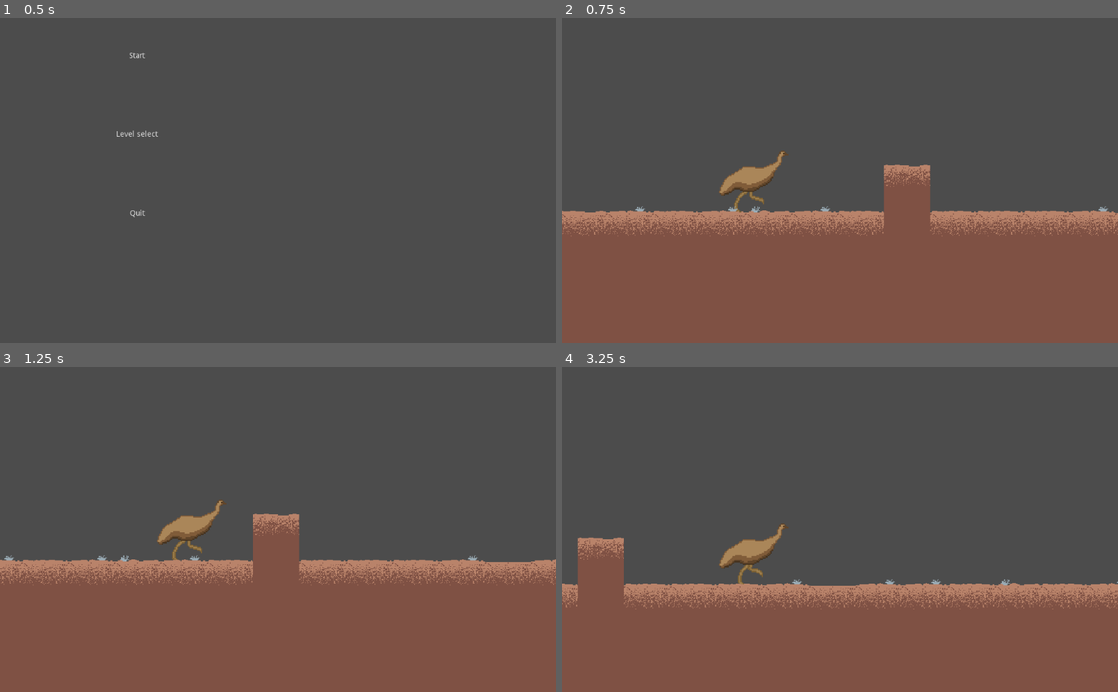
Above: before the commit, frames 1-4 (two rows, left to right).
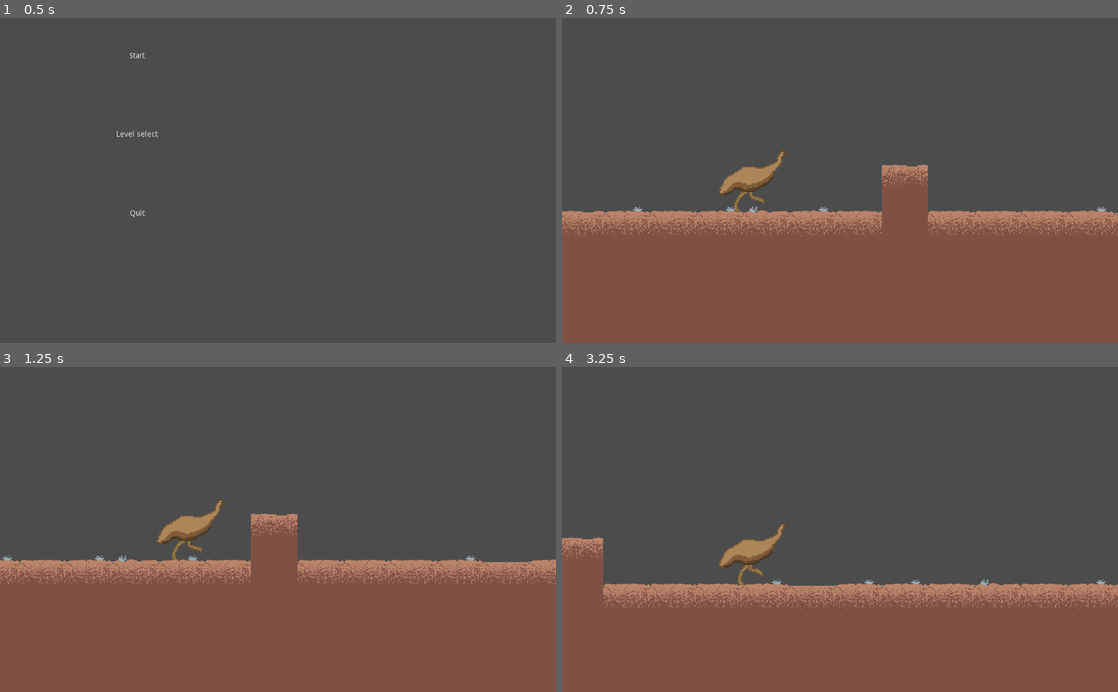
Above: after the commit, the same moments.

Repository: rpromerov/Patformer
Game: Godot game, scene res://Title.tscn
The game is run twice, just before and just after one commit, with the same random seed, the same clock (stepped at 60 frames per second) and the same inputs.
Inputs:
- Up to frame 1 (0.5 s): no input
- Up to frame 2 (0.75 s): click "Start" at 0.5 s
- Up to frame 3 (1.25 s): no input
- Up to frame 4 (3.25 s): hold Right (ui_right) 1.28-2.78 s; tap Up (ui_up) at 1.52, 2.27 s; hold Left (ui_left) from 2.78 s (still down)

Frame 1 is identical in both runs. In frame 2, 2.4% of the frame differs, in the area x 0-100%, y 45-68%; in frame 3, 2.4%; in frame 4, 3.4%, in the area x 0-100%, y 52-75%.

Commit message:
fix velocidad + icono

Diff:
--- a/KinematicBody2D.gd
+++ b/KinematicBody2D.gd
@@ -16,10 +16,13 @@
 
 func _ready():
 	add_to_group("player")
+
 func getKilled():
 	hp = 0
 	get_node("BodyCollision").position=Vector2(0,1000)
 func _physics_process(delta):
+	if Input.is_action_just_pressed("reset"):
+		get_tree().change_scene("res://World.tscn")
 	motion.y += GRAVITY
 
 #	if Input.is_action_pressed("ui_right"):
@@ -33,6 +36,8 @@
 #			motion.x = -MAX_SPEED
 	if hp == 0:
 		print ("DEAD")
+
+	print(motion.x)
 
 	if is_on_floor():
 		i = 0
@@ -54,7 +59,7 @@
 			motion.x *= 0.95
 		else:
 			if hp == 1:
-				motion.x = ACCELERATION*0.9
+				motion.x = ACCELERATION
 		if hp> 0:
 			if Input.is_action_just_pressed("ui_up") and i == 0:
 				motion.y= JUMP_HEIGHT
--- a/World.tscn
+++ b/World.tscn
@@ -38,6 +38,21 @@
 }, {
 "frames": [ ExtResource( 8 ), ExtResource( 9 ), ExtResource( 10 ), ExtResource( 11 ), ExtResource( 12 ), ExtResource( 13 ), ExtResource( 14 ), ExtResource( 15 ) ],
 "loop": true,
+"name": "Dashing",
+"speed": 32.0
+}, {
+"frames": [ ExtResource( 16 ), ExtResource( 17 ), ExtResource( 18 ), ExtResource( 19 ), ExtResource( 20 ), ExtResource( 21 ), ExtResource( 22 ), ExtResource( 23 ) ],
+"loop": true,
+"name": "Dashing_C",
+"speed": 32.0
+}, {
+"frames": [ ExtResource( 11 ) ],
+"loop": true,
+"name": "Falling",
+"speed": 5.0
+}, {
+"frames": [ ExtResource( 8 ), ExtResource( 9 ), ExtResource( 10 ), ExtResource( 11 ), ExtResource( 12 ), ExtResource( 13 ), ExtResource( 14 ), ExtResource( 15 ) ],
+"loop": true,
 "name": "Running",
 "speed": 16.0
 }, {
@@ -46,25 +61,10 @@
 "name": "Jumping",
 "speed": 5.0
 }, {
-"frames": [ ExtResource( 8 ), ExtResource( 9 ), ExtResource( 10 ), ExtResource( 11 ), ExtResource( 12 ), ExtResource( 13 ), ExtResource( 14 ), ExtResource( 15 ) ],
-"loop": true,
-"name": "Dashing",
-"speed": 32.0
-}, {
-"frames": [ ExtResource( 11 ) ],
-"loop": true,
-"name": "Falling",
-"speed": 5.0
-}, {
 "frames": [ ExtResource( 16 ), ExtResource( 17 ), ExtResource( 18 ), ExtResource( 19 ), ExtResource( 20 ), ExtResource( 21 ), ExtResource( 22 ), ExtResource( 23 ) ],
 "loop": true,
 "name": "Crouched",
 "speed": 15.0
-}, {
-"frames": [ ExtResource( 16 ), ExtResource( 17 ), ExtResource( 18 ), ExtResource( 19 ), ExtResource( 20 ), ExtResource( 21 ), ExtResource( 22 ), ExtResource( 23 ) ],
-"loop": true,
-"name": "Dashing_C",
-"speed": 32.0
 } ]
 _sections_unfolded = [ "Resource" ]
 
@@ -92,7 +92,6 @@
 scale = Vector2( 1.16667, 1.13064 )
 frames = SubResource( 1 )
 animation = "Running"
-frame = 4
 playing = true
 offset = Vector2( 0, -8.6 )
 
--- a/project.godot
+++ b/project.godot
@@ -12,7 +12,7 @@
 
 config/name="Patformer"
 run/main_scene="res://Title.tscn"
-config/icon="res://icon.png"
+config/icon="res://Player/Idle/Emu64_Idle1.png"
 
 [debug]
 
@@ -43,6 +43,11 @@
 "svg/scale": 1.0
 }
 
+[input]
+
+reset=[ Object(InputEventKey,"resource_local_to_scene":false,"resource_name":"","device":0,"alt":false,"shift":false,"control":false,"meta":false,"command":false,"pressed":false,"scancode":82,"unicode":0,"echo":false,"script":null)
+ ]
+
 [memory]
 
 limits/stdout/print_fps=false
